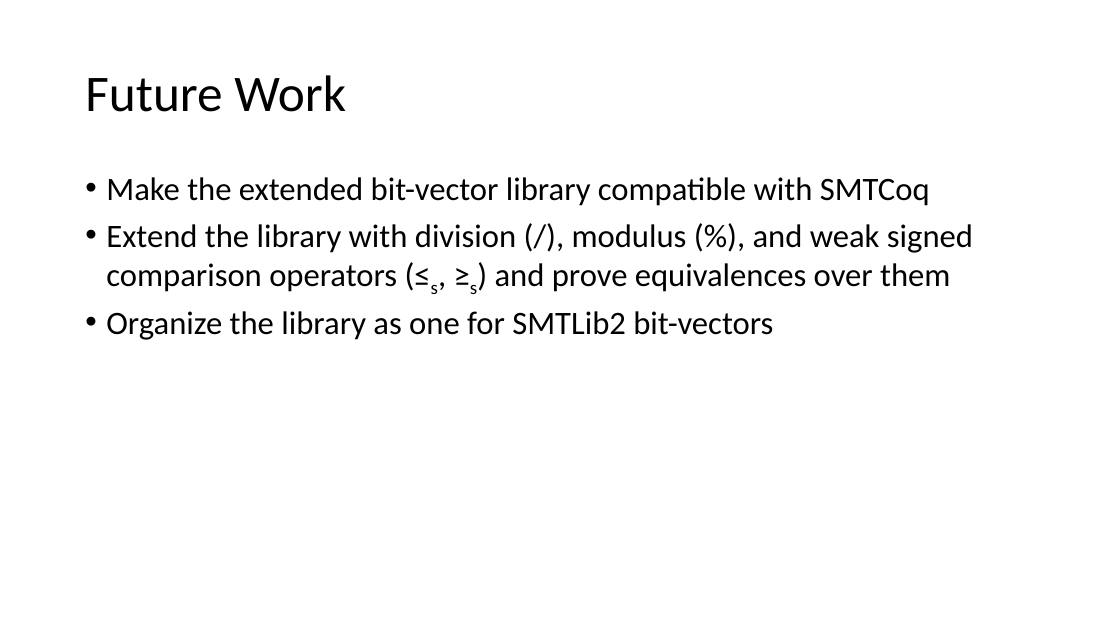
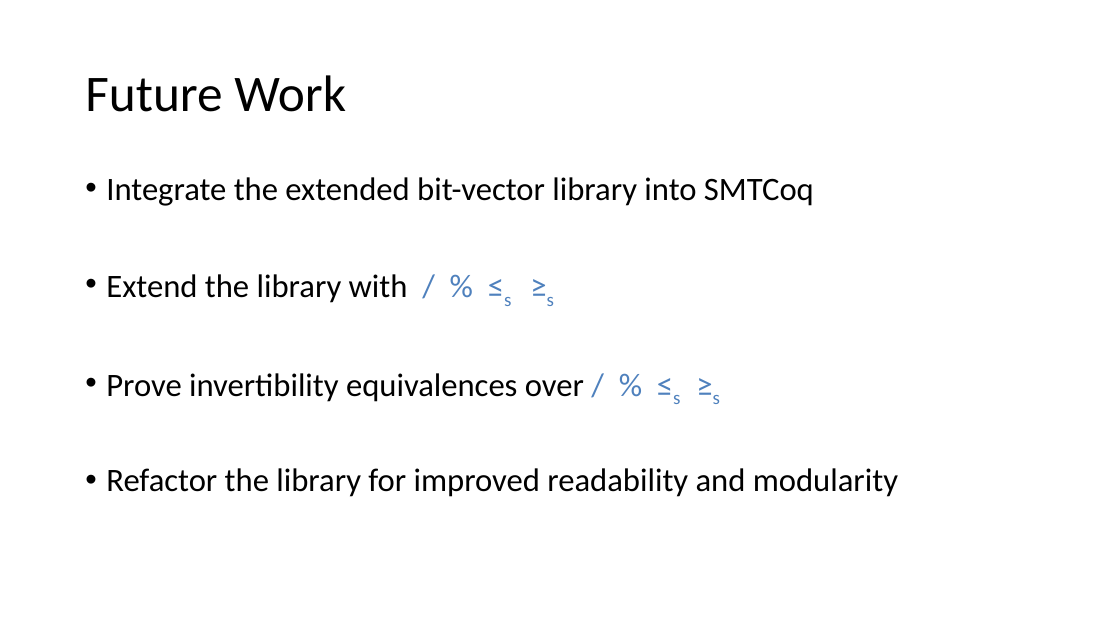
Before and after one commit to arjunvish/pxtp2019presentation, a slide deck: slide 22 of Presentation.pptx (slide 20 before the commit). Drawn at 1120x630 pixels with LibreOffice and Linux fonts; fonts in the diff are those of the drawing. Boxes give left, top, right and bottom in pixels: in the first picture for what was removed or moved away, otherwise in the second. Text is boxed around its words. In the diff, an @@ line names an element or a change of style, - is before the commit and + after.

```diff
--- a/Presentation.pptx
+++ b/Presentation.pptx
@@ text at [106, 177, 898, 497]: text changed @@
-• Make the extended bit-vector library compatible with SMTCoq
-• Extend the library with division (/), modulus (%), and weak signed comparison operators (≤s, ≥s) and prove equivalences over them
-• Organize the library as one for SMTLib2 bit-vectors
+• Integrate the extended bit-vector library into SMTCoq
+• Extend the library with / % ≤s ≥s
+• Prove invertibility equivalences over / % ≤s ≥s
+• Refactor the library for improved readability and modularity
```
Also in this commit, not shown: 15 other slides changed, 3 slides added, 1 other file.
